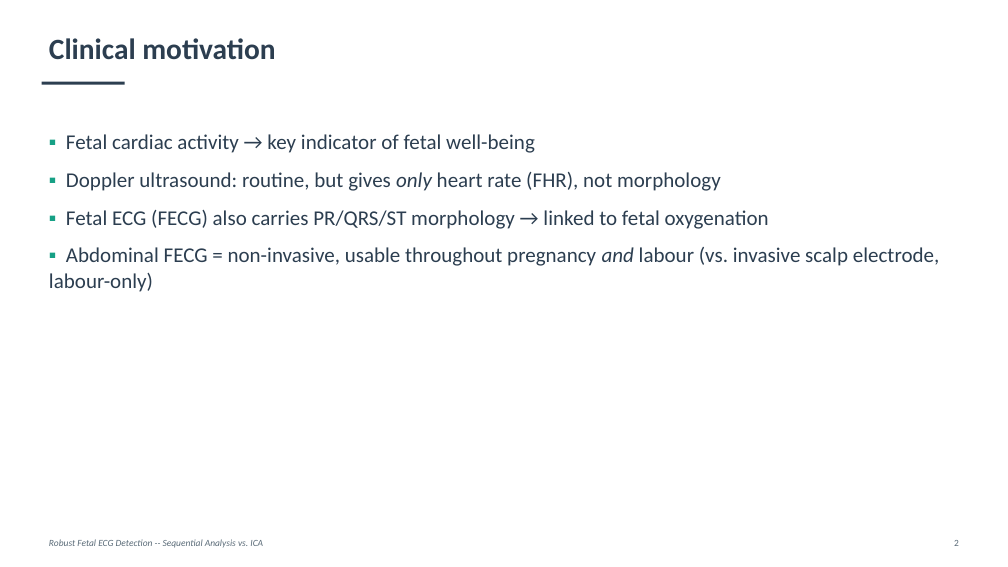
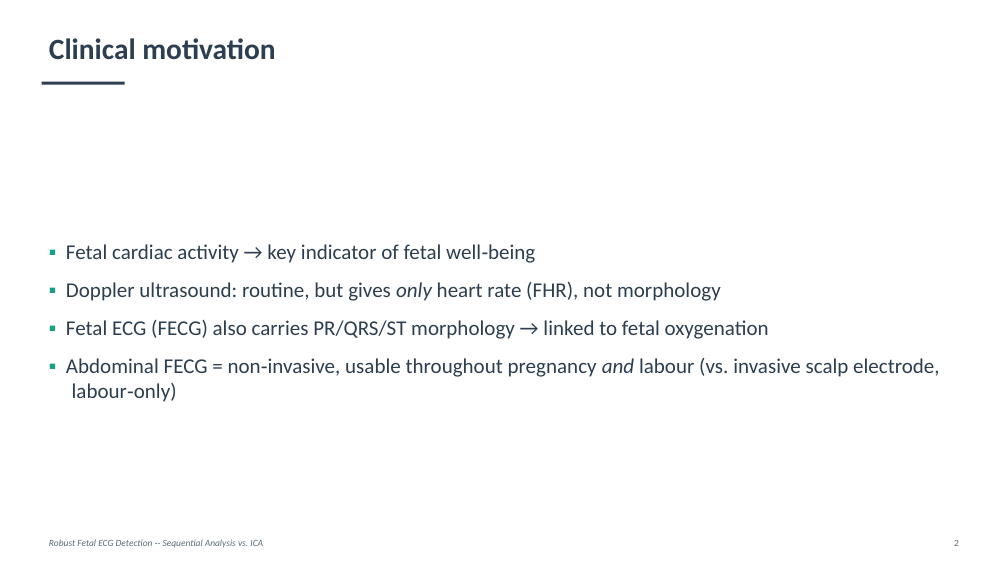
Before and after one commit to fedeceru/BSP_project, a slide deck: slide 2 of presentation/BSP_presentation.pptx. Drawn at 1008x567 pixels with LibreOffice and Linux fonts; fonts in the diff are those of the drawing. Boxes give left, top, right and bottom in pixels: in the first picture for what was removed or moved away, otherwise in the second. Text is boxed around its words. In the diff, an @@ line names an element or a change of style, - is before the commit and + after.

Commit message:
Aggiorna la presentazione e migliora la gestione del layout nel generatore di diapositive

```diff
--- a/presentation/BSP_presentation.pptx
+++ b/presentation/BSP_presentation.pptx
@@ text "▪ Fetal cardiac activity → ...": place and size @@
-text "▪ Fetal cardiac activity → ..." at bbox=[49, 134, 939, 292]
+text "▪ Fetal cardiac activity → ..." at bbox=[66, 244, 939, 402]
@@ text at bbox=[66, 244, 535, 263]: text changed @@
-▪ Fetal cardiac activity → key indicator of fetal well-being
+▪ Fetal cardiac activity → key indicator of fetal well‑being
@@ text at bbox=[66, 282, 769, 339]: indent changed @@
@@ text at bbox=[66, 358, 939, 402]: text changed @@
-▪ Abdominal FECG = non-invasive, usable throughout pregnancy and labour (vs. invasive scalp electrode, labour-only)
+▪ Abdominal FECG = non‑invasive, usable throughout pregnancy and labour (vs. invasive scalp electrode, labour‑only)
```
Also in this commit, not shown: 19 other slides changed, 2 other files.
